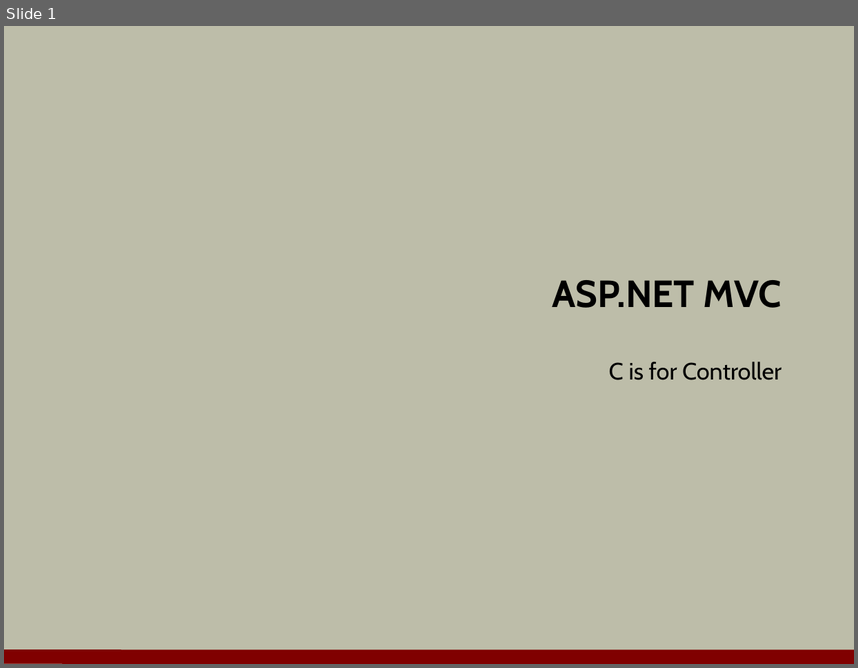
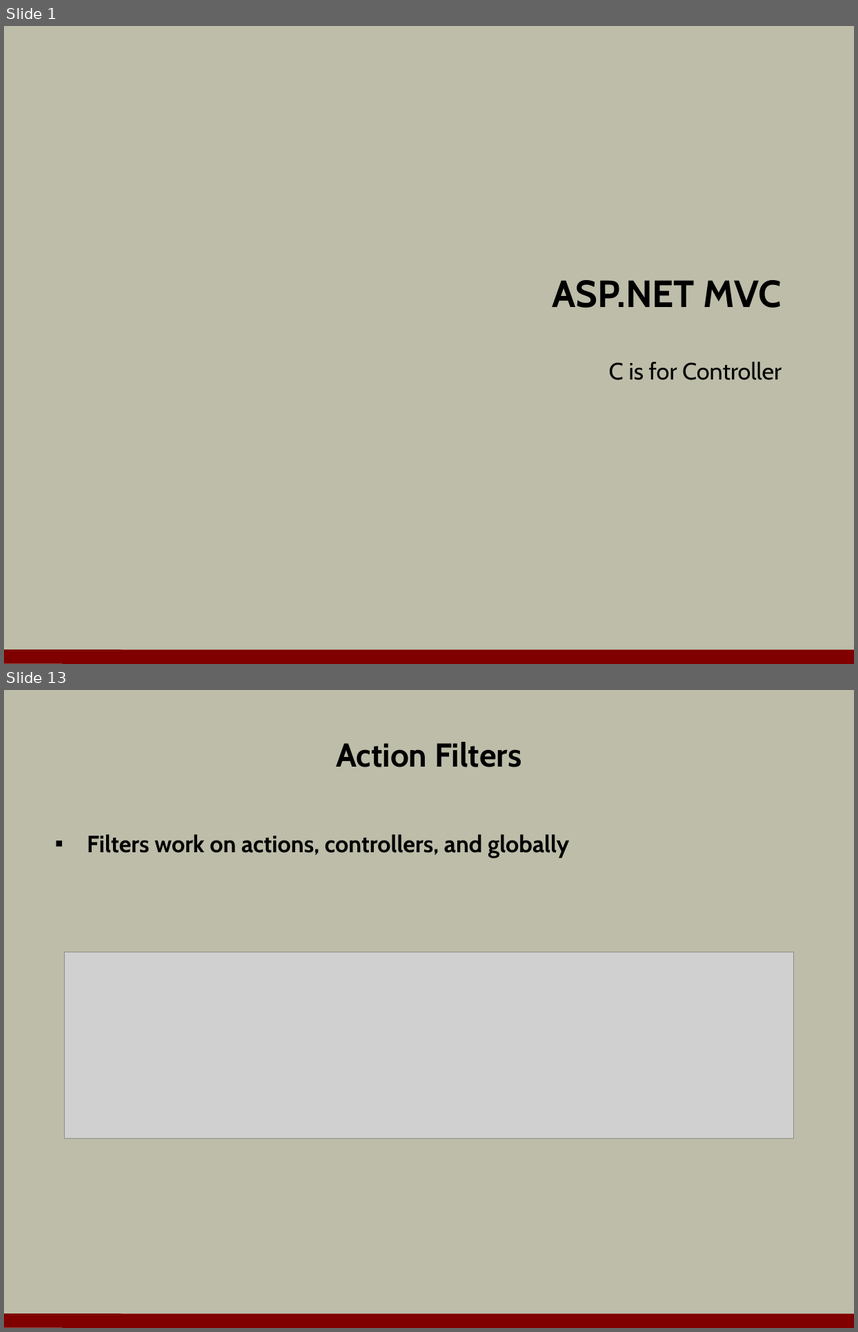
Before and after one commit to OdeToCode/classes, a slide deck: aspnet5/slides/04_Controllers.pptx. Shown one above the other, each under a label of ours: slide 1 before the commit, slides 1 and 13 after it; the slides between them are not shown. The pictures are 858x668 and 858x1332 pixels, drawn with LibreOffice and Linux fonts; fonts in the diff are those of the drawing; grey boxes stand for pictures; background and template pictures are left out. Boxes give left, top, right and bottom in pixels: in the first picture for what was removed or moved away, otherwise in the second. Text is boxed around its words. In the diff, an @@ line names an element or a change of style, - is before the commit and + after.

Commit message:
controllers done

```diff
--- a/aspnet5/slides/04_Controllers.pptx
+++ b/aspnet5/slides/04_Controllers.pptx
@@ slide 13 added at bbox=[4, 690, 854, 1328], background #BDBDA9; not listed: 1 template element that a slide beside it also shows @@
@@ title added at bbox=[336, 742, 522, 767], 28 pt, text #000000, bold @@
+Action Filters
@@ text added at bbox=[87, 834, 569, 858], 20 pt, text #000000, bold @@
+▪ Filters work on actions, controllers, and globally
@@ picture added at bbox=[64, 952, 794, 1138] @@
```
Also in this commit, not shown: 14 other slides added, 1 other file.
